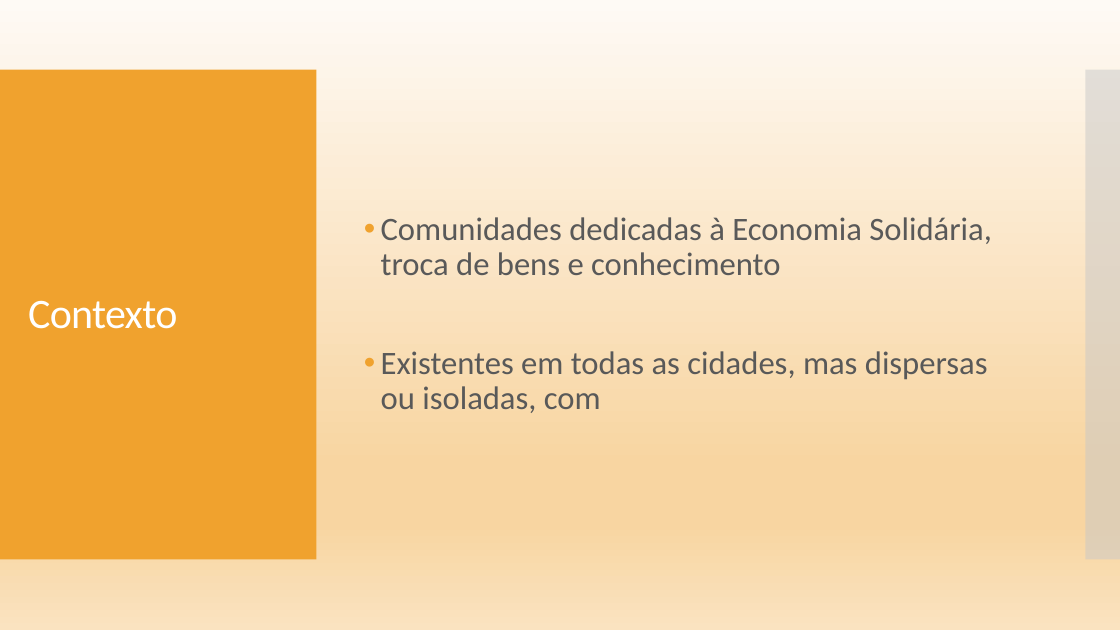
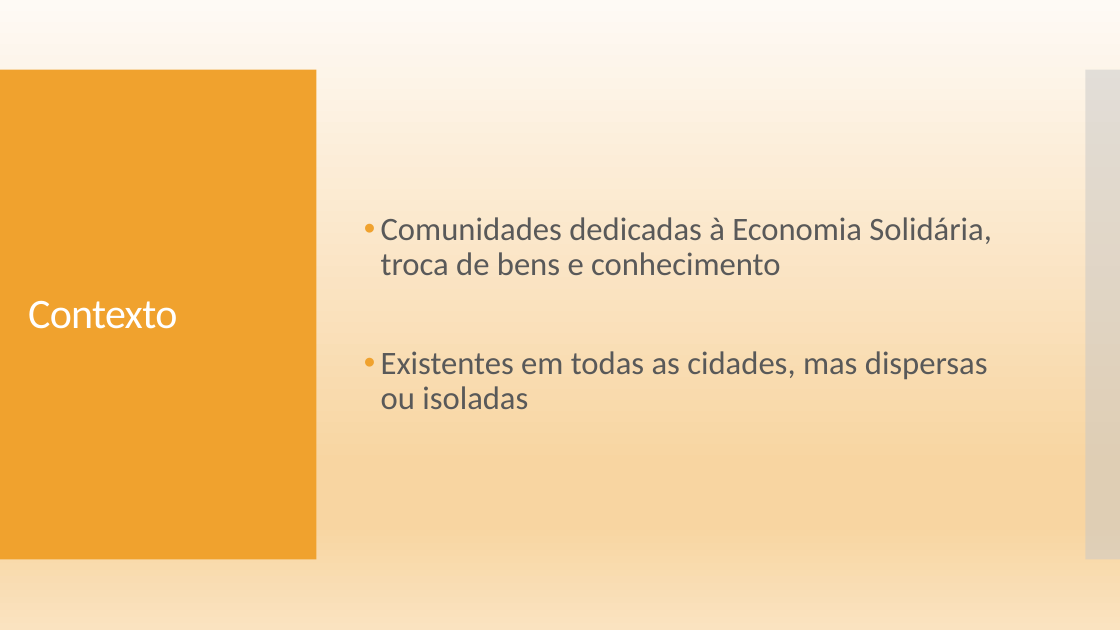
Before and after one commit to up201306506/LDSO_T05_G4, a slide deck: slide 2 of Documentos Úteis/ApresentacaoDia21.pptx. Drawn at 1120x630 pixels with LibreOffice and Linux fonts; fonts in the diff are those of the drawing. Boxes give left, top, right and bottom in pixels: in the first picture for what was removed or moved away, otherwise in the second. Text is boxed around its words. In the diff, an @@ line names an element or a change of style, - is before the commit and + after.

Commit message:
"com"

```diff
--- a/Documentos Úteis/ApresentacaoDia21.pptx
+++ b/Documentos Úteis/ApresentacaoDia21.pptx
@@ text at (381, 351, 988, 409): text changed @@
-• Existentes em todas as cidades, mas dispersas ou isoladas, com
+• Existentes em todas as cidades, mas dispersas ou isoladas
```
